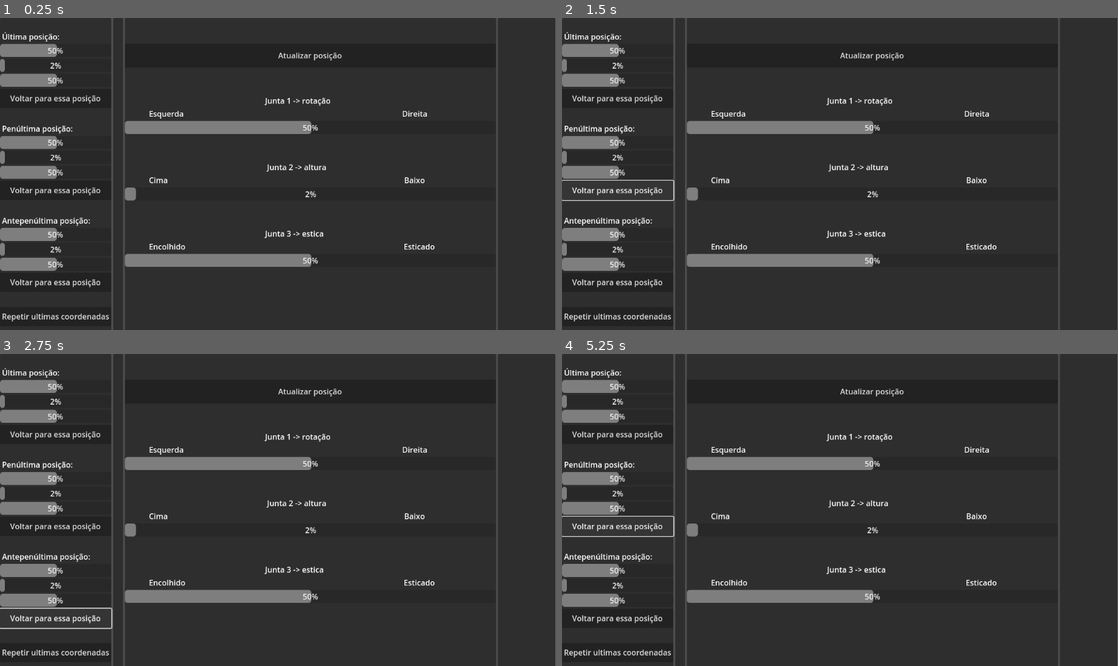
Above: before the commit, frames 1-4 (two rows, left to right).
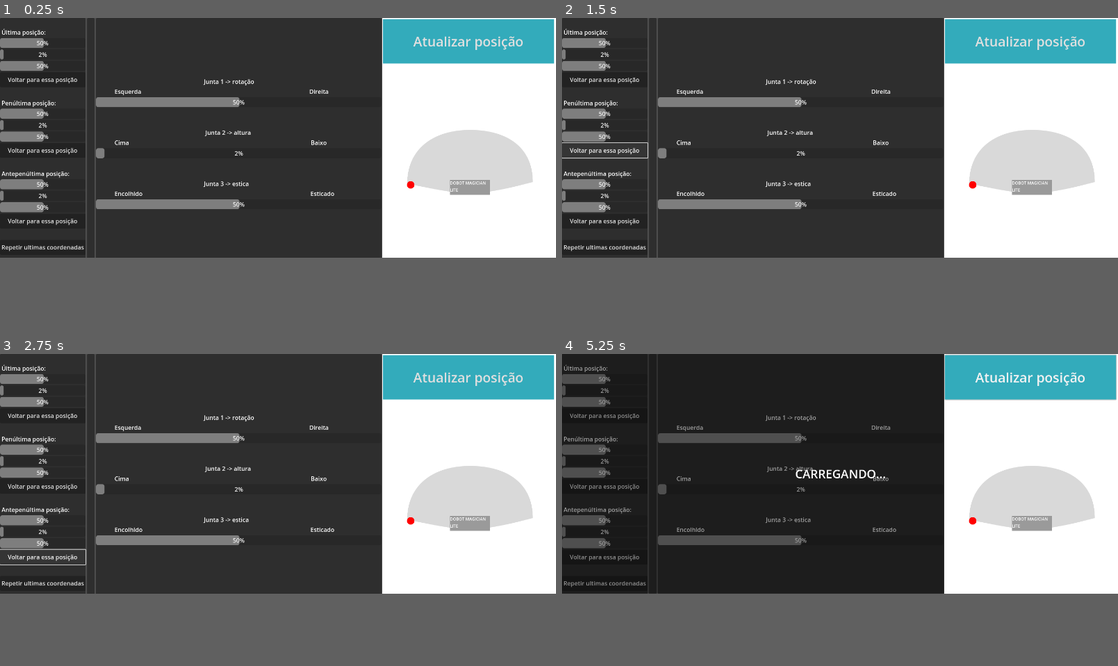
Above: after the commit, the same moments.

Repository: paulo-evangelista/dobot-controller
Game: Godot game, scene res://control.tscn
Two runs of this game, one before a commit and one after it. Both use one fixed random seed, a clock stepped at 60 frames per second and the inputs below.
Inputs:
- Up to frame 1 (0.25 s): no input
- Up to frame 2 (1.5 s): click "Voltar para essa posição" at 0.5 s; click "Voltar para essa posição" at 1.25 s
- Up to frame 3 (2.75 s): click "Voltar para essa posição" at 2 s
- Up to frame 4 (5.25 s): click "Repetir ultimas coordenadas" at 2.75 s; click "Atualizar posição" at 3.5 s; click "Voltar para essa posição" at 4.25 s; click "Voltar para essa posição" at 5 s
In our replay, the window is 799x449 before the commit and 800x345 after it. These sizes can differ from the game's own. Grey fills any space a smaller window leaves; there, only what the larger window draws over its background counts as a difference.

The runs differ from the first frame. In frame 1, 36% of the frame differs, in the area x 0-100%, y 0-100%; in frame 2, 36%; in frame 3, 36%; in frame 4, 37%.
Error before the commit: Invalid access to property or key '0' on a base object of type 'Nil'. (res://control.gd:28)
Error after the commit: Invalid access to property or key '0' on a base object of type 'Nil'. (res://control.gd:27)

Commit message:
feat(): creating position visualizer

Diff:
--- a/godot/control.gd
+++ b/godot/control.gd
@@ -17,11 +17,10 @@
 		push_error("An error occurred in the HTTP request.")
 
 func _get_request_completed(result, response_code, headers, body):
-	instance.queue_free()
-	instance = loading_screen.instantiate()
 	var json = JSON.new()
 	json.parse(body.get_string_from_utf8())
 	var response = json.get_data()
+	placeRedDot(response)
 	print(response)
 
 		#ultimo ID
@@ -54,6 +53,8 @@
 		#antepenultima junta3
 	$MarginContainer/HBoxContainer/PanelContainer2/VBoxContainer/ProgressBar6.value=response[2]["j3"]
 
+	instance.queue_free()
+	instance = loading_screen.instantiate()
 
 func makePost(id: int):
 	add_child(instance)
@@ -83,9 +84,6 @@
 	makePost(ultimoID - 2)
 
 
-
-
-
 func _on_repetir_pressed():
 	add_child(instance)
 	var http_request = HTTPRequest.new()
@@ -94,3 +92,7 @@
 	var error = http_request.request("http://127.0.0.1:3000/repeatLastPositions")
 	if error != OK:
 		push_error("An error occurred in the HTTP request.")
+
+# função para o visualizador de posição da garra
+func placeRedDot(data):
+	pass
--- a/godot/control.tscn
+++ b/godot/control.tscn
@@ -1,225 +1,284 @@
-[gd_scene load_steps=3 format=3 uid="uid://cutuxej3ec7fc"]
+[gd_scene load_steps=7 format=3 uid="uid://cutuxej3ec7fc"]
 
 [ext_resource type="Script" path="res://control.gd" id="1_7juwj"]
+[ext_resource type="Texture2D" uid="uid://lljwvn3t6kpd" path="res://Ellipse 1.png" id="2_d7hha"]
+[ext_resource type="Texture2D" uid="uid://dx536jdojopp3" path="res://Ellipse 2.png" id="3_vvh2s"]
 
 [sub_resource type="Theme" id="Theme_gl0mn"]
+
+[sub_resource type="StyleBoxFlat" id="StyleBoxFlat_qfgya"]
+bg_color = Color(0.2, 0.670588, 0.733333, 1)
+
+[sub_resource type="StyleBoxFlat" id="StyleBoxFlat_cpvkg"]
+bg_color = Color(0.490196, 0.631373, 0.627451, 1)
 
 [node name="Control" type="Control"]
 layout_mode = 3
+anchor_right = 1.371
+anchor_bottom = 1.0
+offset_right = -556.5
+grow_horizontal = 2
+grow_vertical = 2
+script = ExtResource("1_7juwj")
+
+[node name="MarginContainer" type="MarginContainer" parent="."]
+layout_mode = 0
+offset_right = 1144.0
+offset_bottom = 642.0
+
+[node name="HBoxContainer" type="HBoxContainer" parent="MarginContainer"]
+custom_minimum_size = Vector2(1000, 0)
+layout_mode = 2
+
+[node name="PanelContainer2" type="PanelContainer" parent="MarginContainer/HBoxContainer"]
+custom_minimum_size = Vector2(0, 650)
+layout_mode = 2
+size_flags_vertical = 4
+
+[node name="VBoxContainer" type="VBoxContainer" parent="MarginContainer/HBoxContainer/PanelContainer2"]
+layout_mode = 2
+theme = SubResource("Theme_gl0mn")
+
+[node name="label4" type="Label" parent="MarginContainer/HBoxContainer/PanelContainer2/VBoxContainer"]
+custom_minimum_size = Vector2(90, 0)
+layout_mode = 2
+
+[node name="Última posição3" type="Label" parent="MarginContainer/HBoxContainer/PanelContainer2/VBoxContainer"]
+layout_mode = 2
+text = " Última posição:"
+
+[node name="ProgressBar7" type="ProgressBar" parent="MarginContainer/HBoxContainer/PanelContainer2/VBoxContainer"]
+layout_mode = 2
+min_value = -90.0
+max_value = 90.0
+
+[node name="ProgressBar8" type="ProgressBar" parent="MarginContainer/HBoxContainer/PanelContainer2/VBoxContainer"]
+layout_mode = 2
+min_value = -2.0
+max_value = 78.0
+
+[node name="ProgressBar9" type="ProgressBar" parent="MarginContainer/HBoxContainer/PanelContainer2/VBoxContainer"]
+layout_mode = 2
+min_value = -100.0
+
+[node name="ultima" type="Button" parent="MarginContainer/HBoxContainer/PanelContainer2/VBoxContainer"]
+custom_minimum_size = Vector2(0, 40)
+layout_mode = 2
+text = "Voltar para essa posição"
+
+[node name="label6" type="Label" parent="MarginContainer/HBoxContainer/PanelContainer2/VBoxContainer"]
+custom_minimum_size = Vector2(90, 0)
+layout_mode = 2
+
+[node name="Última posição" type="Label" parent="MarginContainer/HBoxContainer/PanelContainer2/VBoxContainer"]
+layout_mode = 2
+text = " Penúltima posição:"
+
+[node name="ProgressBar1" type="ProgressBar" parent="MarginContainer/HBoxContainer/PanelContainer2/VBoxContainer"]
+layout_mode = 2
+min_value = -90.0
+max_value = 90.0
+
+[node name="ProgressBar2" type="ProgressBar" parent="MarginContainer/HBoxContainer/PanelContainer2/VBoxContainer"]
+layout_mode = 2
+min_value = -2.0
+max_value = 78.0
+
+[node name="ProgressBar3" type="ProgressBar" parent="MarginContainer/HBoxContainer/PanelContainer2/VBoxContainer"]
+layout_mode = 2
+min_value = -100.0
+
+[node name="penultima" type="Button" parent="MarginContainer/HBoxContainer/PanelContainer2/VBoxContainer"]
+custom_minimum_size = Vector2(0, 40)
+layout_mode = 2
+text = "Voltar para essa posição"
+
+[node name="label5" type="Label" parent="MarginContainer/HBoxContainer/PanelContainer2/VBoxContainer"]
+custom_minimum_size = Vector2(90, 0)
+layout_mode = 2
+
+[node name="Última posição2" type="Label" parent="MarginContainer/HBoxContainer/PanelContainer2/VBoxContainer"]
+layout_mode = 2
+text = " Antepenúltima posição:"
+
+[node name="ProgressBar4" type="ProgressBar" parent="MarginContainer/HBoxContainer/PanelContainer2/VBoxContainer"]
+layout_mode = 2
+min_value = -90.0
+max_value = 90.0
+
+[node name="ProgressBar5" type="ProgressBar" parent="MarginContainer/HBoxContainer/PanelContainer2/VBoxContainer"]
+layout_mode = 2
+min_value = -2.0
+max_value = 78.0
+
+[node name="ProgressBar6" type="ProgressBar" parent="MarginContainer/HBoxContainer/PanelContainer2/VBoxContainer"]
+layout_mode = 2
+min_value = -100.0
+
+[node name="antepenultima" type="Button" parent="MarginContainer/HBoxContainer/PanelContainer2/VBoxContainer"]
+custom_minimum_size = Vector2(0, 40)
+layout_mode = 2
+text = "Voltar para essa posição"
+
+[node name="label7" type="Label" parent="MarginContainer/HBoxContainer/PanelContainer2/VBoxContainer"]
+custom_minimum_size = Vector2(90, 0)
+layout_mode = 2
+
+[node name="Repetir" type="Button" parent="MarginContainer/HBoxContainer/PanelContainer2/VBoxContainer"]
+custom_minimum_size = Vector2(0, 40)
+layout_mode = 2
+text = "Repetir ultimas coordenadas"
+
+[node name="PanelContainer3" type="PanelContainer" parent="MarginContainer/HBoxContainer"]
+custom_minimum_size = Vector2(20, 650)
+layout_mode = 2
+size_flags_vertical = 0
+size_flags_stretch_ratio = 0.0
+
+[node name="PanelContainer" type="PanelContainer" parent="MarginContainer/HBoxContainer"]
+custom_minimum_size = Vector2(700, 0)
+layout_mode = 2
+
+[node name="VBoxContainer3" type="VBoxContainer" parent="MarginContainer/HBoxContainer/PanelContainer"]
+custom_minimum_size = Vector2(770, 0)
+layout_mode = 2
+
+[node name="Label4" type="Label" parent="MarginContainer/HBoxContainer/PanelContainer/VBoxContainer3"]
+layout_mode = 2
+text = "
+
+"
+
+[node name="atualizar" type="Label" parent="MarginContainer/HBoxContainer/PanelContainer/VBoxContainer3"]
+custom_minimum_size = Vector2(90, 50)
+layout_mode = 2
+text = "
+"
+
+[node name="Label2" type="Label" parent="MarginContainer/HBoxContainer/PanelContainer/VBoxContainer3"]
+layout_mode = 2
+text = "
+
+"
+
+[node name="Junta1container" type="VBoxContainer" parent="MarginContainer/HBoxContainer/PanelContainer/VBoxContainer3"]
+layout_mode = 2
+
+[node name="Label" type="Label" parent="MarginContainer/HBoxContainer/PanelContainer/VBoxContainer3/Junta1container"]
+layout_mode = 2
+text = "                                                                      Junta 1 -> rotação"
+
+[node name="Label2" type="Label" parent="MarginContainer/HBoxContainer/PanelContainer/VBoxContainer3/Junta1container"]
+layout_mode = 2
+text = "            Esquerda                                                                                                             Direita                    "
+
+[node name="ProgressBar" type="ProgressBar" parent="MarginContainer/HBoxContainer/PanelContainer/VBoxContainer3/Junta1container"]
+layout_mode = 2
+min_value = -90.0
+max_value = 90.0
+value = 0.01
+
+[node name="Label3" type="Label" parent="MarginContainer/HBoxContainer/PanelContainer/VBoxContainer3"]
+layout_mode = 2
+text = "
+
+"
+
+[node name="Junta2container" type="VBoxContainer" parent="MarginContainer/HBoxContainer/PanelContainer/VBoxContainer3"]
+layout_mode = 2
+
+[node name="Label" type="Label" parent="MarginContainer/HBoxContainer/PanelContainer/VBoxContainer3/Junta2container"]
+layout_mode = 2
+text = "                                                                       Junta 2 -> altura"
+
+[node name="Label2" type="Label" parent="MarginContainer/HBoxContainer/PanelContainer/VBoxContainer3/Junta2container"]
+layout_mode = 2
+text = "            Cima                                                                                                                      Baixo                    "
+
+[node name="ProgressBar" type="ProgressBar" parent="MarginContainer/HBoxContainer/PanelContainer/VBoxContainer3/Junta2container"]
+layout_mode = 2
+min_value = -2.0
+max_value = 78.0
+
+[node name="Label" type="Label" parent="MarginContainer/HBoxContainer/PanelContainer/VBoxContainer3"]
+layout_mode = 2
+text = "
+
+"
+
+[node name="junta3container" type="VBoxContainer" parent="MarginContainer/HBoxContainer/PanelContainer/VBoxContainer3"]
+layout_mode = 2
+
+[node name="Label" type="Label" parent="MarginContainer/HBoxContainer/PanelContainer/VBoxContainer3/junta3container"]
+layout_mode = 2
+text = "                                                                      Junta 3 -> estica"
+
+[node name="Label2" type="Label" parent="MarginContainer/HBoxContainer/PanelContainer/VBoxContainer3/junta3container"]
+layout_mode = 2
+text = "            Encolhido                                                                                                             Esticado                    "
+
+[node name="ProgressBar" type="ProgressBar" parent="MarginContainer/HBoxContainer/PanelContainer/VBoxContainer3/junta3container"]
+layout_mode = 2
+min_value = -100.0
+
+[node name="PanelContainer4" type="PanelContainer" parent="MarginContainer/HBoxContainer"]
+custom_minimum_size = Vector2(150, 650)
+layout_mode = 2
+size_flags_vertical = 0
+size_flags_stretch_ratio = 0.0
+
+[node name="Container" type="CanvasLayer" parent="."]
+
+[node name="CanvasLayer" type="ColorRect" parent="Container"]
+custom_minimum_size = Vector2(40, 40)
+anchors_preset = -1
+anchor_right = 0.025
+anchor_bottom = 0.078
+offset_left = 1031.0
+offset_right = 1462.5
+offset_bottom = 597.456
+
+[node name="Ellipse1" type="Sprite2D" parent="Container"]
+position = Vector2(1268, 390)
+rotation = -3.14159
+scale = Vector2(0.5, 0.5)
+texture = ExtResource("2_d7hha")
+
+[node name="ColorRect" type="ColorRect" parent="Container"]
+offset_left = 1214.0
+offset_top = 438.0
+offset_right = 1322.0
+offset_bottom = 478.0
+color = Color(0.603922, 0.603922, 0.603922, 1)
+
+[node name="Label" type="Label" parent="Container/ColorRect"]
+layout_mode = 1
 anchors_preset = 15
 anchor_right = 1.0
 anchor_bottom = 1.0
 grow_horizontal = 2
 grow_vertical = 2
-script = ExtResource("1_7juwj")
-
-[node name="MarginContainer" type="MarginContainer" parent="."]
-layout_mode = 0
-offset_right = 1144.0
-offset_bottom = 642.0
-
-[node name="HBoxContainer" type="HBoxContainer" parent="MarginContainer"]
-custom_minimum_size = Vector2(1000, 0)
-layout_mode = 2
-
-[node name="PanelContainer2" type="PanelContainer" parent="MarginContainer/HBoxContainer"]
-custom_minimum_size = Vector2(0, 650)
-layout_mode = 2
-size_flags_vertical = 4
-
-[node name="VBoxContainer" type="VBoxContainer" parent="MarginContainer/HBoxContainer/PanelContainer2"]
-layout_mode = 2
-theme = SubResource("Theme_gl0mn")
-
-[node name="label4" type="Label" parent="MarginContainer/HBoxContainer/PanelContainer2/VBoxContainer"]
-custom_minimum_size = Vector2(90, 0)
-layout_mode = 2
-
-[node name="Última posição3" type="Label" parent="MarginContainer/HBoxContainer/PanelContainer2/VBoxContainer"]
-layout_mode = 2
-text = " Última posição:"
-
-[node name="ProgressBar7" type="ProgressBar" parent="MarginContainer/HBoxContainer/PanelContainer2/VBoxContainer"]
-layout_mode = 2
-min_value = -90.0
-max_value = 90.0
-
-[node name="ProgressBar8" type="ProgressBar" parent="MarginContainer/HBoxContainer/PanelContainer2/VBoxContainer"]
-layout_mode = 2
-min_value = -2.0
-max_value = 78.0
-
-[node name="ProgressBar9" type="ProgressBar" parent="MarginContainer/HBoxContainer/PanelContainer2/VBoxContainer"]
-layout_mode = 2
-min_value = -100.0
-
-[node name="ultima" type="Button" parent="MarginContainer/HBoxContainer/PanelContainer2/VBoxContainer"]
-custom_minimum_size = Vector2(0, 40)
-layout_mode = 2
-text = "Voltar para essa posição"
-
-[node name="label6" type="Label" parent="MarginContainer/HBoxContainer/PanelContainer2/VBoxContainer"]
-custom_minimum_size = Vector2(90, 0)
-layout_mode = 2
-
-[node name="Última posição" type="Label" parent="MarginContainer/HBoxContainer/PanelContainer2/VBoxContainer"]
-layout_mode = 2
-text = " Penúltima posição:"
-
-[node name="ProgressBar1" type="ProgressBar" parent="MarginContainer/HBoxContainer/PanelContainer2/VBoxContainer"]
-layout_mode = 2
-min_value = -90.0
-max_value = 90.0
-
-[node name="ProgressBar2" type="ProgressBar" parent="MarginContainer/HBoxContainer/PanelContainer2/VBoxContainer"]
-layout_mode = 2
-min_value = -2.0
-max_value = 78.0
-
-[node name="ProgressBar3" type="ProgressBar" parent="MarginContainer/HBoxContainer/PanelContainer2/VBoxContainer"]
-layout_mode = 2
-min_value = -100.0
-
-[node name="penultima" type="Button" parent="MarginContainer/HBoxContainer/PanelContainer2/VBoxContainer"]
-custom_minimum_size = Vector2(0, 40)
-layout_mode = 2
-text = "Voltar para essa posição"
-
-[node name="label5" type="Label" parent="MarginContainer/HBoxContainer/PanelContainer2/VBoxContainer"]
-custom_minimum_size = Vector2(90, 0)
-layout_mode = 2
-
-[node name="Última posição2" type="Label" parent="MarginContainer/HBoxContainer/PanelContainer2/VBoxContainer"]
-layout_mode = 2
-text = " Antepenúltima posição:"
-
-[node name="ProgressBar4" type="ProgressBar" parent="MarginContainer/HBoxContainer/PanelContainer2/VBoxContainer"]
-layout_mode = 2
-min_value = -90.0
-max_value = 90.0
-
-[node name="ProgressBar5" type="ProgressBar" parent="MarginContainer/HBoxContainer/PanelContainer2/VBoxContainer"]
-layout_mode = 2
-min_value = -2.0
-max_value = 78.0
-
-[node name="ProgressBar6" type="ProgressBar" parent="MarginContainer/HBoxContainer/PanelContainer2/VBoxContainer"]
-layout_mode = 2
-min_value = -100.0
-
-[node name="antepenultima" type="Button" parent="MarginContainer/HBoxContainer/PanelContainer2/VBoxContainer"]
-custom_minimum_size = Vector2(0, 40)
-layout_mode = 2
-text = "Voltar para essa posição"
-
-[node name="label7" type="Label" parent="MarginContainer/HBoxContainer/PanelContainer2/VBoxContainer"]
-custom_minimum_size = Vector2(90, 0)
-layout_mode = 2
-
-[node name="Repetir" type="Button" parent="MarginContainer/HBoxContainer/PanelContainer2/VBoxContainer"]
-custom_minimum_size = Vector2(0, 40)
-layout_mode = 2
-text = "Repetir ultimas coordenadas"
-
-[node name="PanelContainer3" type="PanelContainer" parent="MarginContainer/HBoxContainer"]
-custom_minimum_size = Vector2(20, 650)
-layout_mode = 2
-size_flags_vertical = 0
-size_flags_stretch_ratio = 0.0
-
-[node name="PanelContainer" type="PanelContainer" parent="MarginContainer/HBoxContainer"]
-custom_minimum_size = Vector2(700, 0)
-layout_mode = 2
-
-[node name="VBoxContainer3" type="VBoxContainer" parent="MarginContainer/HBoxContainer/PanelContainer"]
-custom_minimum_size = Vector2(770, 0)
-layout_mode = 2
-
-[node name="Label4" type="Label" parent="MarginContainer/HBoxContainer/PanelContainer/VBoxContainer3"]
-layout_mode = 2
-text = "
-
-"
-
-[node name="atualizar" type="Button" parent="MarginContainer/HBoxContainer/PanelContainer/VBoxContainer3"]
-custom_minimum_size = Vector2(90, 50)
-layout_mode = 2
+theme_override_font_sizes/font_size = 11
+text = "DOBOT MAGICIAN
+LITE"
+
+[node name="Button" type="Button" parent="Container"]
+offset_left = 1033.0
+offset_top = 3.0
+offset_right = 1495.0
+offset_bottom = 123.0
+theme_override_font_sizes/font_size = 36
+theme_override_styles/normal = SubResource("StyleBoxFlat_qfgya")
+theme_override_styles/hover = SubResource("StyleBoxFlat_cpvkg")
 text = "Atualizar posição"
 
-[node name="Label2" type="Label" parent="MarginContainer/HBoxContainer/PanelContainer/VBoxContainer3"]
-layout_mode = 2
-text = "
-
-"
-
-[node name="Junta1container" type="VBoxContainer" parent="MarginContainer/HBoxContainer/PanelContainer/VBoxContainer3"]
-layout_mode = 2
-
-[node name="Label" type="Label" parent="MarginContainer/HBoxContainer/PanelContainer/VBoxContainer3/Junta1container"]
-layout_mode = 2
-text = "                                                                      Junta 1 -> rotação"
-
-[node name="Label2" type="Label" parent="MarginContainer/HBoxContainer/PanelContainer/VBoxContainer3/Junta1container"]
-layout_mode = 2
-text = "            Esquerda                                                                                                             Direita                    "
-
-[node name="ProgressBar" type="ProgressBar" parent="MarginContainer/HBoxContainer/PanelContainer/VBoxContainer3/Junta1container"]
-layout_mode = 2
-min_value = -90.0
-max_value = 90.0
-value = 0.01
-
-[node name="Label3" type="Label" parent="MarginContainer/HBoxContainer/PanelContainer/VBoxContainer3"]
-layout_mode = 2
-text = "
-
-"
-
-[node name="Junta2container" type="VBoxContainer" parent="MarginContainer/HBoxContainer/PanelContainer/VBoxContainer3"]
-layout_mode = 2
-
-[node name="Label" type="Label" parent="MarginContainer/HBoxContainer/PanelContainer/VBoxContainer3/Junta2container"]
-layout_mode = 2
-text = "                                                                       Junta 2 -> altura"
-
-[node name="Label2" type="Label" parent="MarginContainer/HBoxContainer/PanelContainer/VBoxContainer3/Junta2container"]
-layout_mode = 2
-text = "            Cima                                                                                                                      Baixo                    "
-
-[node name="ProgressBar" type="ProgressBar" parent="MarginContainer/HBoxContainer/PanelContainer/VBoxContainer3/Junta2container"]
-layout_mode = 2
-min_value = -2.0
-max_value = 78.0
-
-[node name="Label" type="Label" parent="MarginContainer/HBoxContainer/PanelContainer/VBoxContainer3"]
-layout_mode = 2
-text = "
-
-"
-
-[node name="junta3container" type="VBoxContainer" parent="MarginContainer/HBoxContainer/PanelContainer/VBoxContainer3"]
-layout_mode = 2
-
-[node name="Label" type="Label" parent="MarginContainer/HBoxContainer/PanelContainer/VBoxContainer3/junta3container"]
-layout_mode = 2
-text = "                                                                      Junta 3 -> estica"
-
-[node name="Label2" type="Label" parent="MarginContainer/HBoxContainer/PanelContainer/VBoxContainer3/junta3container"]
-layout_mode = 2
-text = "            Encolhido                                                                                                             Esticado                    "
-
-[node name="ProgressBar" type="ProgressBar" parent="MarginContainer/HBoxContainer/PanelContainer/VBoxContainer3/junta3container"]
-layout_mode = 2
-min_value = -100.0
-
-[node name="PanelContainer4" type="PanelContainer" parent="MarginContainer/HBoxContainer"]
-custom_minimum_size = Vector2(150, 650)
-layout_mode = 2
-size_flags_vertical = 0
-size_flags_stretch_ratio = 0.0
+[node name="Ellipse2" type="Sprite2D" parent="Container"]
+position = Vector2(1108, 451)
+scale = Vector2(0.2, 0.2)
+texture = ExtResource("3_vvh2s")
 
 [connection signal="pressed" from="MarginContainer/HBoxContainer/PanelContainer2/VBoxContainer/ultima" to="." method="_on_voltar_ultima_pressed"]
 [connection signal="pressed" from="MarginContainer/HBoxContainer/PanelContainer2/VBoxContainer/penultima" to="." method="_on_voltar_penultima_pressed"]
 [connection signal="pressed" from="MarginContainer/HBoxContainer/PanelContainer2/VBoxContainer/antepenultima" to="." method="_on_voltar_antepenultima_pressed"]
 [connection signal="pressed" from="MarginContainer/HBoxContainer/PanelContainer2/VBoxContainer/Repetir" to="." method="_on_repetir_pressed"]
-[connection signal="pressed" from="MarginContainer/HBoxContainer/PanelContainer/VBoxContainer3/atualizar" to="." method="_on_atualizar_pressed"]
+[connection signal="pressed" from="Container/Button" to="." method="_on_atualizar_pressed"]
--- a/godot/loading.tscn
+++ b/godot/loading.tscn
@@ -3,7 +3,7 @@
 [node name="Node2D" type="Node2D"]
 
 [node name="ColorRect" type="ColorRect" parent="."]
-offset_right = 1152.0
+offset_right = 1503.0
 offset_bottom = 647.0
 color = Color(0, 0, 0, 0.372549)
 
@@ -20,4 +20,5 @@
 offset_bottom = 13.0
 grow_horizontal = 2
 grow_vertical = 2
+theme_override_font_sizes/font_size = 32
 text = "CARREGANDO..."
--- a/godot/project.godot
+++ b/godot/project.godot
@@ -15,6 +15,10 @@
 config/features=PackedStringArray("4.0", "Mobile")
 config/icon="res://icon.svg"
 
+[display]
+
+window/size/viewport_width=1500
+
 [rendering]
 
 renderer/rendering_method="mobile"
Binary file added: godot/Ellipse 1.png
Not shown, added: godot/Ellipse 1.png.import
Binary file added: godot/Ellipse 2.png
Not shown, added: godot/Ellipse 2.png.import
Not shown, changed: backend/api/app.py
